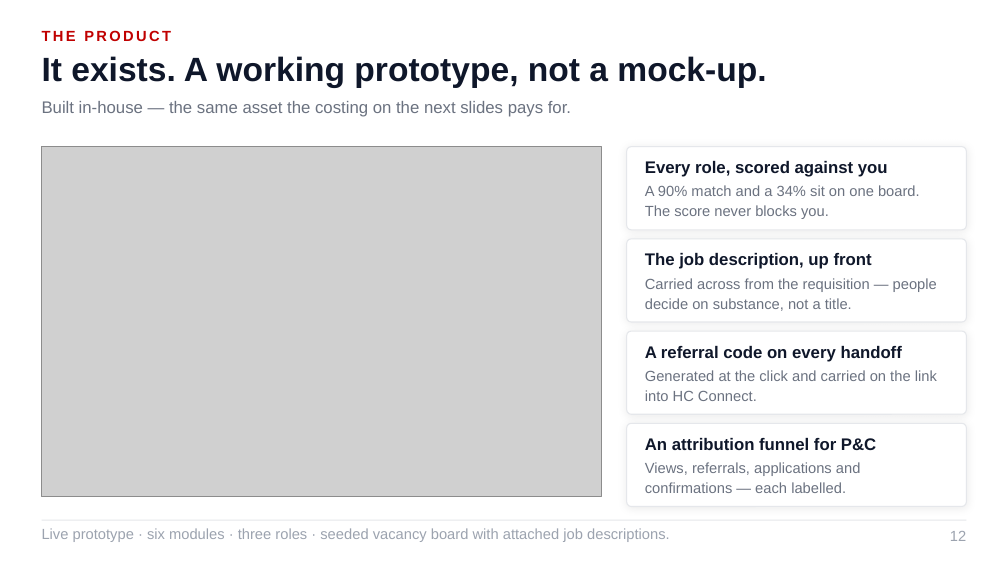
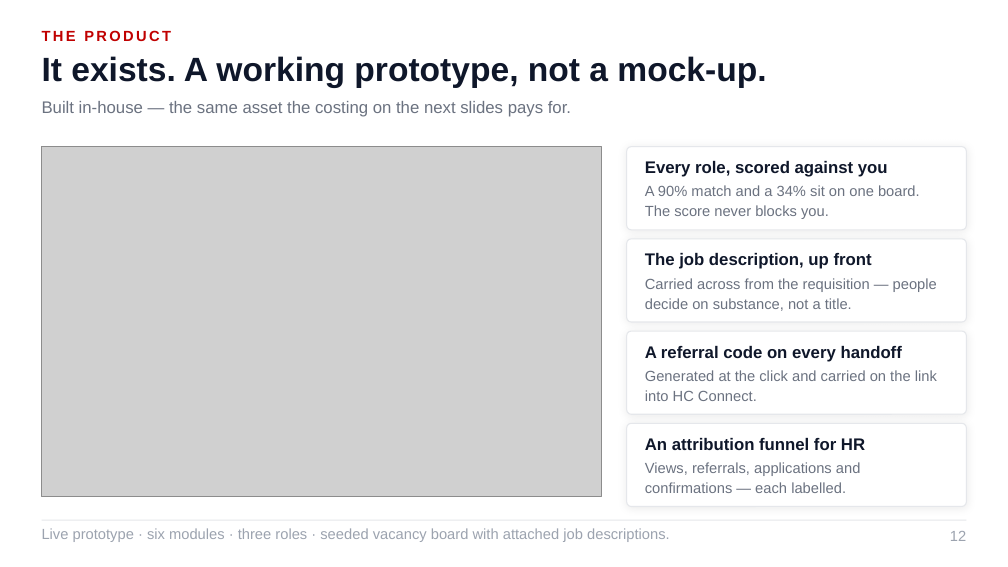
Before and after one commit to Ruffa06/Talent-Marketplace, a slide deck: slide 12 of docs/Growth_Talent_Marketplace_ALP.pptx. Drawn at 1008x567 pixels with LibreOffice and Linux fonts; fonts in the diff are those of the drawing; grey boxes stand for pictures. Boxes give left, top, right and bottom in pixels: in the first picture for what was removed or moved away, otherwise in the second. Text is boxed around its words. In the diff, an @@ line names an element or a change of style, - is before the commit and + after.

```diff
--- a/docs/Growth_Talent_Marketplace_ALP.pptx
+++ b/docs/Growth_Talent_Marketplace_ALP.pptx
@@ text at <box>645,438,865,450</box>: text changed @@
-An attribution funnel for P&C
+An attribution funnel for HR
```
Also in this commit, not shown: 13 other slides changed, 4 other files.
